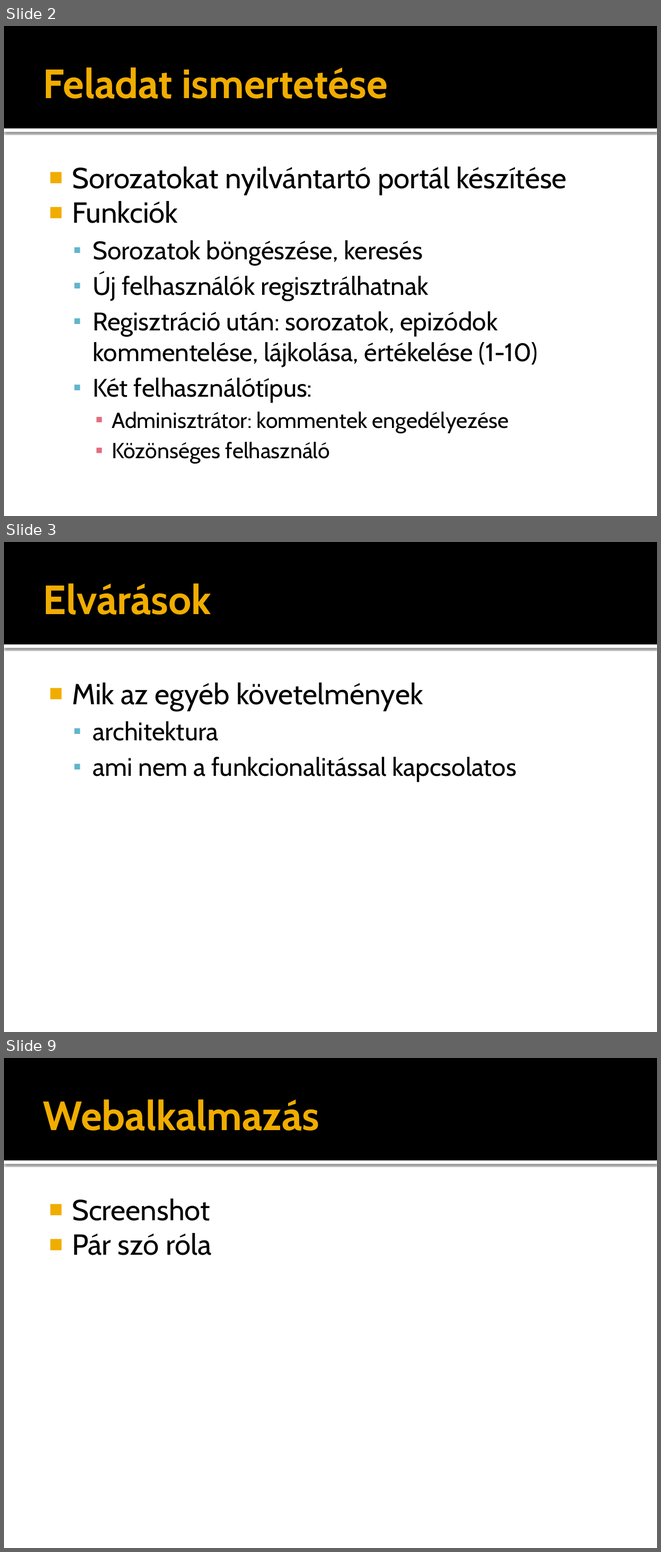
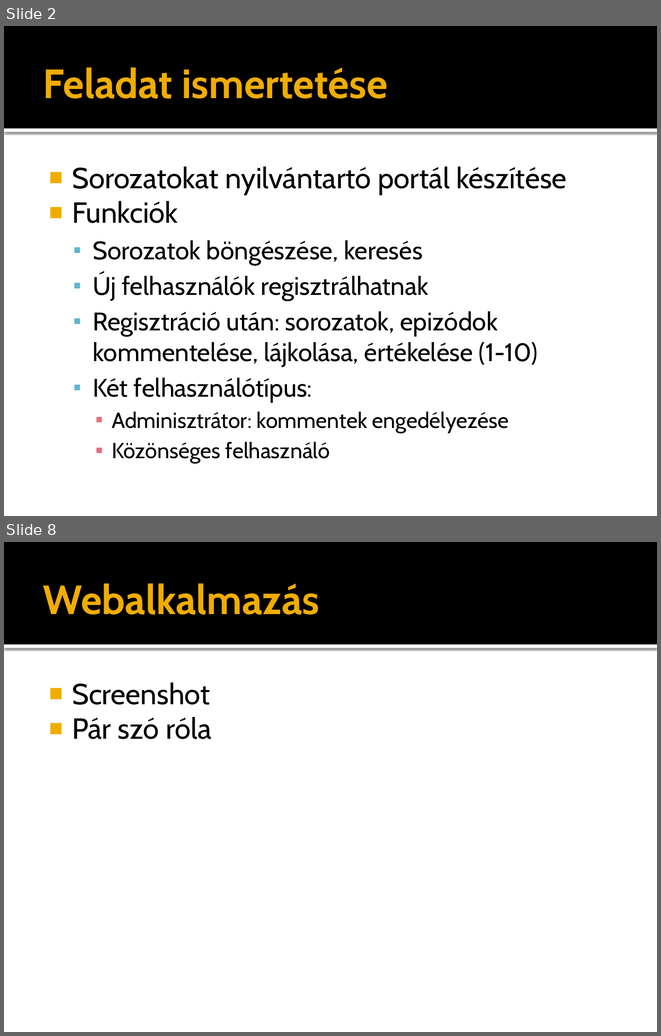
Before and after one commit to zkiss/series-portal, a slide deck: doc/03 prezentacio/prezentacio.pptx. Shown one above the other, each under a label of ours: slides 2, 3 and 9 before the commit, slides 2 and 8 after it; the slides between them are not shown. The pictures are 661x1552 and 661x1036 pixels, drawn with LibreOffice and Linux fonts; fonts in the diff are those of the drawing. Boxes give left, top, right and bottom in pixels: in the first picture for what was removed or moved away, otherwise in the second. Text is boxed around its words. In the diff, an @@ line names an element or a change of style, - is before the commit and + after.

```diff
--- a/doc/03 prezentacio/prezentacio.pptx
+++ b/doc/03 prezentacio/prezentacio.pptx
@@ slide 3 removed at (4,542,657,1032), background #FFFFFF; not listed: 2 template elements that a slide beside it also shows @@
@@ title removed at (43,583,211,615) @@
-Elvárások
@@ text removed at (72,682,517,782) @@
-■ Mik az egyéb követelmények
-  ▪ architektura
-  ▪ ami nem a funkcionalitással kapcsolatos
@@ what was slide 9 is now slide 8 @@
```
Also in this commit, not shown: 5 slides changed, 1 slide added, 1 other slide removed.
